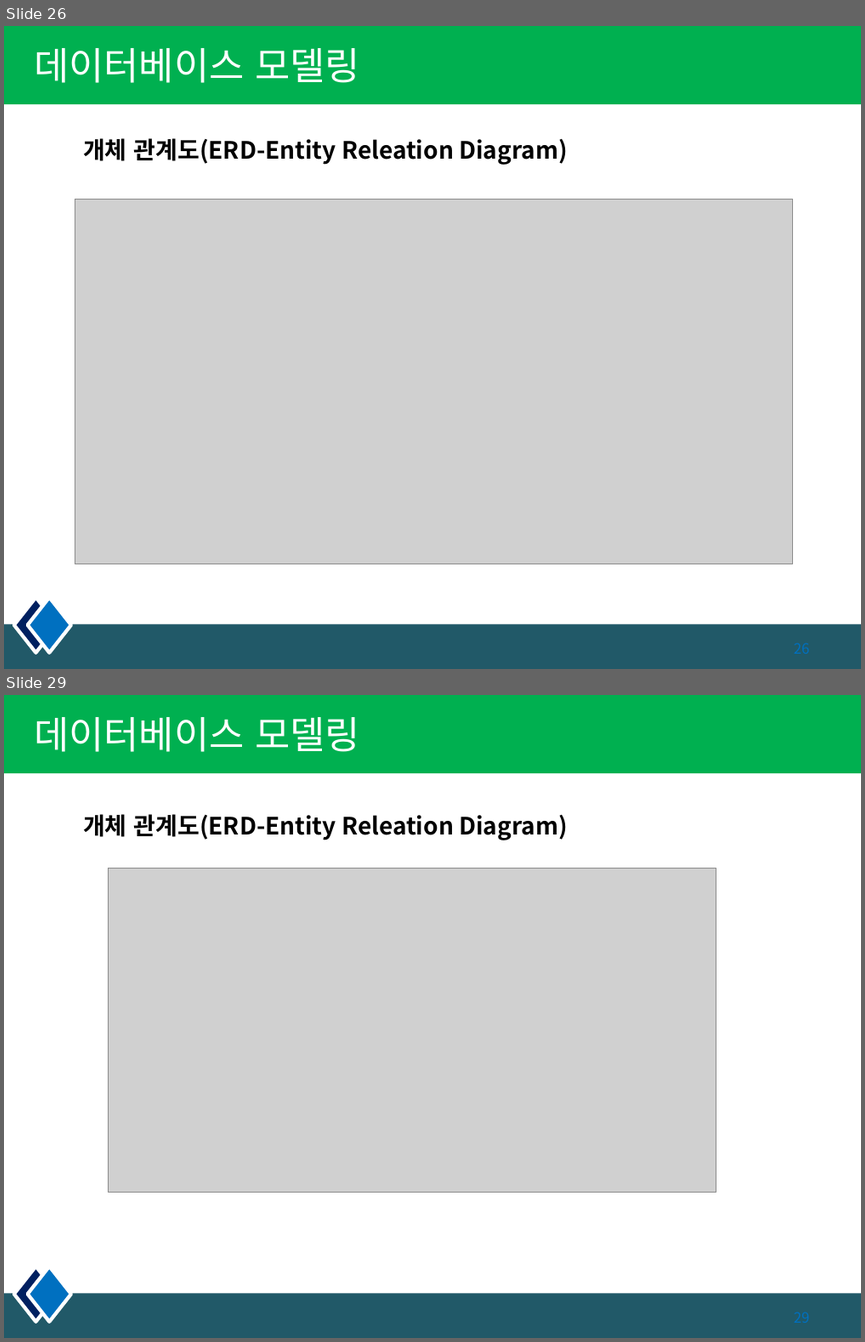
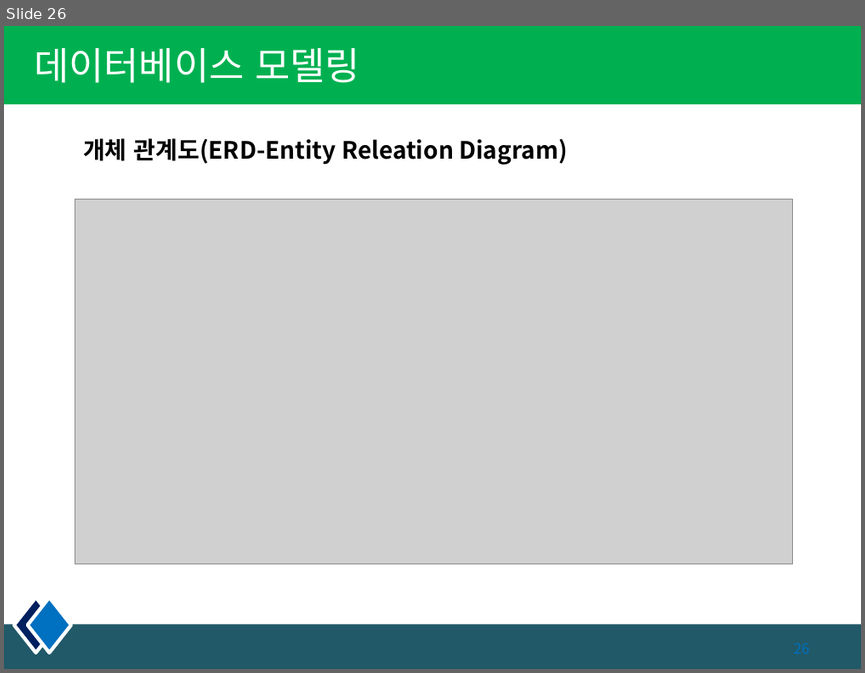
Before and after one commit to pshho/sqlWorks, a slide deck: 자료/sqld/DB_PPT/3장. 데이터 모델링.pptx. Shown one above the other, each under a label of ours: slides 26 and 29 before the commit, slide 26 after it; the slides between them are not shown. The pictures are 865x1342 and 865x673 pixels, drawn with LibreOffice and Linux fonts; fonts in the diff are those of the drawing; grey boxes stand for pictures. Boxes give left, top, right and bottom in pixels: in the first picture for what was removed or moved away, otherwise in the second. Text is boxed around its words. In the diff, an @@ line names an element or a change of style, - is before the commit and + after.

```diff
--- a/자료/sqld/DB_PPT/3장. 데이터 모델링.pptx
+++ b/자료/sqld/DB_PPT/3장. 데이터 모델링.pptx
@@ slide 29 removed at (4, 695, 861, 1338), background #FFFFFF; not listed: 4 template elements that a slide beside it also shows @@
@@ title removed at (34, 717, 360, 752) @@
-데이터베이스 모델링
@@ text removed at (83, 814, 567, 840) @@
-개체 관계도(ERD-Entity Releation Diagram)
@@ picture removed at (109, 868, 716, 1192) @@
```
Also in this commit, not shown: 3 slides changed, 2 slides added, 2 other slides removed, 6 other files.
